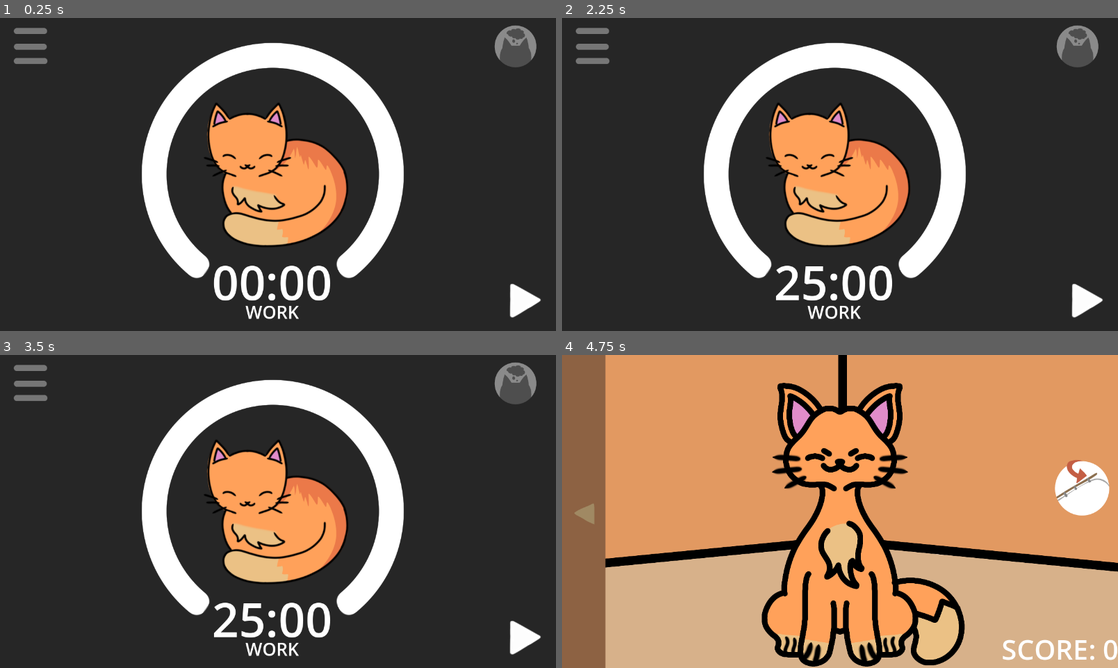
Above: before the commit, frames 1-4 (two rows, left to right).
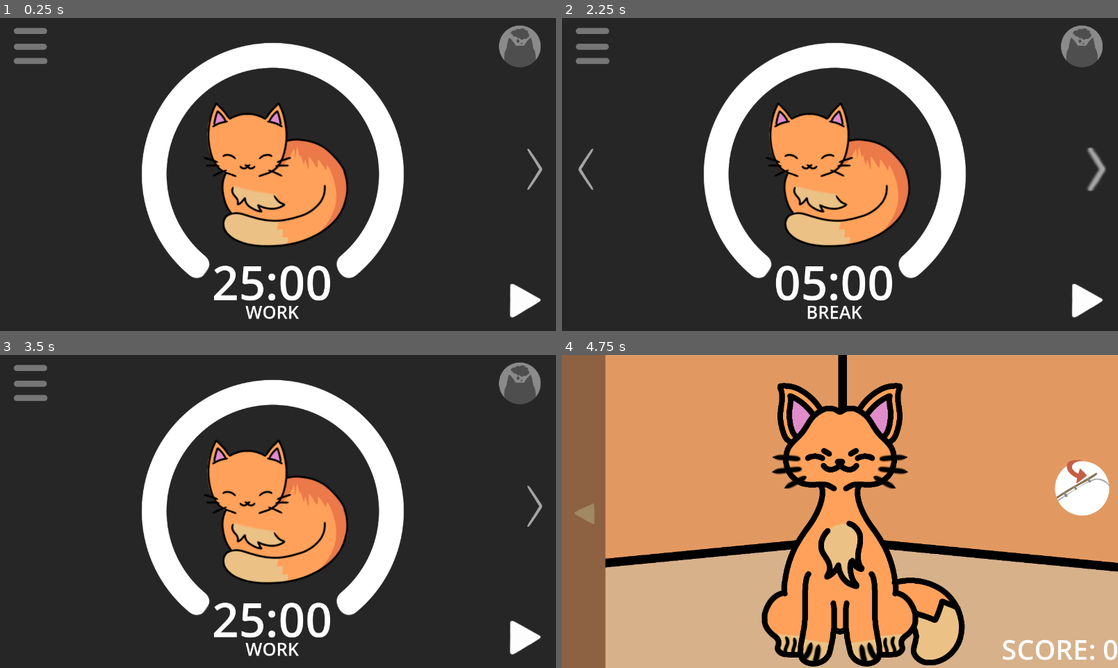
Above: after the commit, the same moments.

Repository: jhazmineaudrey/Reelin-Rifts
Game: Godot game, scene res://Scenes/Productvity/ProductivityScene.tscn
The game is run twice, just before and just after one commit, with the same random seed, the same clock (stepped at 60 frames per second) and the same inputs. This scene is started directly instead of the project's main scene. Sound files missing from this copy of the repository are replaced by a short silence.
Inputs (mouse positions are in pixels of both pictures, inside the frame that each line leads up to; where the layout moved, square brackets give the same spot in the first picture):
- Up to frame 1 (0.25 s): no input
- Up to frame 2 (2.25 s): click (1084, 299) at 0.5 s; click (589, 302) at 1.25 s; click (1095, 168) at 2.02 s
- Up to frame 3 (3.5 s): click (22, 505) at 2.77 s
- Up to frame 4 (4.75 s): click (1095, 505) at 3.52 s; click (1084, 383) [1079, 383] at 4.25 s

The runs differ from the first frame. In frame 1, 0.9% of the frame differs, in the area x 38-98%, y 2-91%; in frame 2, 1.2%, in the area x 2-98%, y 2-97%; in frame 3, 0.5%; in frame 4, nothing differs.

Commit message:
feat: add break and long break timer with session skip

Diff:
--- a/Scenes/MainMenu.tscn
+++ b/Scenes/MainMenu.tscn
@@ -46,6 +46,7 @@
 [node name="BGs" type="Node2D" parent="." unique_id=892573024]
 
 [node name="Normal" type="Sprite2D" parent="BGs" unique_id=318949594]
+visible = false
 texture = ExtResource("1_cmrfp")
 centered = false
 
@@ -93,6 +94,7 @@
 centered = false
 
 [node name="Light" type="Sprite2D" parent="Cats" unique_id=1801005548]
+visible = false
 texture = ExtResource("8_2x1g0")
 centered = false
 
--- a/Scenes/Productvity/ProductivityScene.tscn
+++ b/Scenes/Productvity/ProductivityScene.tscn
@@ -14,16 +14,13 @@
 [ext_resource type="Texture2D" uid="uid://ci7ihn82egbnu" path="res://Assets/Productivity/StopH.png" id="11_jh6c4"]
 [ext_resource type="Texture2D" uid="uid://d0nd1v0fbln8i" path="res://Assets/Productivity/Pause.png" id="12_h8qc8"]
 [ext_resource type="Texture2D" uid="uid://cq2qrkbuse7xi" path="res://Assets/Productivity/PauseH.png" id="13_8rg1l"]
+[ext_resource type="Texture2D" uid="uid://ddwt22o3h7wfk" path="res://Assets/Productivity/Next.png" id="15_3o80k"]
+[ext_resource type="Texture2D" uid="uid://dvsk5hgkybaqb" path="res://Assets/Productivity/NextH.png" id="16_aryii"]
+[ext_resource type="Texture2D" uid="uid://3i7q00wn6cij" path="res://Assets/Productivity/Back.png" id="17_w3l3j"]
+[ext_resource type="Texture2D" uid="uid://de7qm8a31ukvs" path="res://Assets/Productivity/BackH.png" id="18_twa80"]
 
 [node name="ProductivityScene" type="Node2D" unique_id=1467229957]
 script = ExtResource("1_jh6c4")
-
-[node name="BG" type="ColorRect" parent="." unique_id=582049364]
-offset_left = -18.0
-offset_top = -22.0
-offset_right = 1296.0
-offset_bottom = 739.0
-color = Color(0.14911404, 0.14911404, 0.14911404, 1)
 
 [node name="Options" type="TextureButton" parent="." unique_id=2147456545]
 offset_left = 20.0
@@ -35,9 +32,9 @@
 texture_hover = ExtResource("2_tmg8v")
 
 [node name="CatScene" type="TextureButton" parent="." unique_id=94873763]
-offset_left = 1136.805
+offset_left = 1147.32
 offset_top = 15.0
-offset_right = 1236.8057
+offset_right = 1247.3206
 offset_bottom = 115.0
 texture_normal = ExtResource("3_kdfsk")
 texture_pressed = ExtResource("3_kdfsk")
@@ -117,7 +114,61 @@
 texture_pressed = ExtResource("12_h8qc8")
 texture_hover = ExtResource("13_8rg1l")
 
+[node name="Control" type="Control" parent="." unique_id=1811396230]
+z_index = -1
+layout_mode = 3
+anchors_preset = 0
+offset_right = 40.0
+offset_bottom = 40.0
+
+[node name="BGWork" type="ColorRect" parent="Control" unique_id=582049364]
+layout_mode = 0
+offset_left = -18.0
+offset_top = -22.0
+offset_right = 1296.0
+offset_bottom = 739.0
+mouse_filter = 2
+color = Color(0.14911404, 0.14911404, 0.14911404, 1)
+
+[node name="BGRest" type="ColorRect" parent="Control" unique_id=2014341850]
+layout_mode = 0
+offset_left = -18.0
+offset_top = -22.0
+offset_right = 1296.0
+offset_bottom = 739.0
+mouse_filter = 2
+color = Color(0.2469503, 0.2469503, 0.2469503, 1)
+
+[node name="BGLongRest" type="ColorRect" parent="Control" unique_id=1716666780]
+layout_mode = 0
+offset_left = -18.0
+offset_top = -22.0
+offset_right = 1296.0
+offset_bottom = 739.0
+mouse_filter = 2
+color = Color(0.14911404, 0.14911404, 0.14911404, 1)
+
+[node name="Next" type="TextureButton" parent="." unique_id=1095615998]
+offset_left = 1204.085
+offset_top = 298.0
+offset_right = 1254.085
+offset_bottom = 398.0
+texture_normal = ExtResource("15_3o80k")
+texture_pressed = ExtResource("15_3o80k")
+texture_hover = ExtResource("16_aryii")
+
+[node name="Back" type="TextureButton" parent="." unique_id=764272859]
+offset_left = 31.735
+offset_top = 298.0
+offset_right = 81.73503
+offset_bottom = 398.0
+texture_normal = ExtResource("17_w3l3j")
+texture_pressed = ExtResource("17_w3l3j")
+texture_hover = ExtResource("18_twa80")
+
 [connection signal="pressed" from="Options" to="." method="_on_options_pressed"]
 [connection signal="pressed" from="CatScene" to="." method="_on_cat_scene_pressed"]
 [connection signal="pressed" from="Stop" to="." method="_on_stop_pressed"]
 [connection signal="pressed" from="PauseOrStart" to="." method="_on_pause_or_start_pressed"]
+[connection signal="pressed" from="Next" to="." method="_on_next_pressed"]
+[connection signal="pressed" from="Back" to="." method="_on_back_pressed"]
--- a/Scenes/global_scene.tscn
+++ b/Scenes/global_scene.tscn
@@ -12,3 +12,4 @@
 one_shot = true
 
 [connection signal="timeout" from="TimeTilNextThought" to="." method="_on_tim_til_next_thought_timeout"]
+[connection signal="timeout" from="Timer" to="." method="_on_timer_timeout"]
--- a/Scripts/global_vars.gd
+++ b/Scripts/global_vars.gd
@@ -30,8 +30,13 @@
 var score = 0
 
 # Productivity Portion
-var work_sesh_timer : float = 25
-var break_sesh_timer : float = 5
+var work_sesh_timer : int = 25
+var break_sesh_timer : int = 5
+var longbreak_sesh_timer : int = 15
+var work_sesh_amt : int = 4
+var sessions_array : Array = []
+var current_session_index : int = 0
+var current_session : String
 
 var seconds : int
 var minutes : int
@@ -39,8 +44,8 @@
 var currently_working : bool
 
 func _ready() -> void:
-	minutes = int(timer.time_left) / 60
-	seconds = int(timer.time_left) % 60
+	create_sessions_array()
+	minutes = work_sesh_timer
 	time_til_next_thought.wait_time = randi_range(2, 5)
 	time_til_next_thought.start()
 	unlock_void()
@@ -56,6 +61,8 @@
 	if currently_working:
 		minutes = int(timer.time_left) / 60
 		seconds = int(timer.time_left) % 60
+
+	current_session = sessions_array[current_session_index]
 
 func _on_tim_til_next_thought_timeout() -> void:
 	time_til_next_thought.wait_time = randi_range(2, 5)
@@ -81,12 +88,48 @@
 
 
 func start_productivity_timer():
-	timer.wait_time = work_sesh_timer * 60
+	match current_session:
+		"WORK":
+			timer.wait_time = work_sesh_timer * 60
+		"BREAK":
+			timer.wait_time = break_sesh_timer * 60
+		"LONG BREAK":
+			timer.wait_time = longbreak_sesh_timer * 60
 	timer.start()
 	currently_working = true
 
 func stop_productivity_timer():
 	timer.stop()
-	minutes = work_sesh_timer
+	update_time()
 	seconds = 0
 	currently_working = false
+
+func create_sessions_array():
+	if sessions_array.size() > 0:
+		sessions_array.clear()
+	else:
+		for i in work_sesh_amt:
+			sessions_array.append("WORK")
+			if i != work_sesh_amt - 1:
+				sessions_array.append("BREAK")
+
+		sessions_array.append("LONG BREAK")
+
+func update_time():
+	current_session = sessions_array[current_session_index]
+	match current_session:
+		"WORK":
+			minutes = work_sesh_timer
+		"BREAK":
+			minutes = break_sesh_timer
+		"LONG BREAK":
+			minutes = longbreak_sesh_timer
+
+
+func _on_timer_timeout() -> void:
+	timer.stop()
+	update_time()
+	seconds = 0
+	currently_working = false
+	GlobalScene.current_session_index += 1
+	current_session = sessions_array[current_session_index]
--- a/Scripts/productivity_scene.gd
+++ b/Scripts/productivity_scene.gd
@@ -15,6 +15,9 @@
 
 var has_started : bool = false
 
+@onready var next: TextureButton = $Next
+@onready var back: TextureButton = $Back
+
 # Cats
 @onready var voidcat: Sprite2D = $Cats/Void
 @onready var lightcat: Sprite2D = $Cats/Light
@@ -23,16 +26,34 @@
 var start_stop_status : String = "Start"
 
 func _ready() -> void:
-	session_label.text = "WORK"
-	stop.disabled = true
-	stop.visible = false
+	if has_started:
+		stop.disabled = false
+		stop.visible = true
+	elif not has_started:
+		stop.disabled = true
+		stop.visible = false
 
 func _process(_delta: float) -> void:
 	time.text = "%02d:%02d" % [GlobalScene.minutes, GlobalScene.seconds]
+	session_label.text = GlobalScene.current_session
+	pomodoro_progress_bar.value = calculate_rate()
+	if not has_started:
+		if GlobalScene.current_session_index == 0:
+			disable_back()
+		else:
+			enable_back()
+
+		if GlobalScene.current_session_index == GlobalScene.sessions_array.size() - 1:
+			disable_next()
+		else:
+			enable_next()
+
 
 func _on_pause_or_start_pressed() -> void:
 	match start_stop_status:
 		"Start":
+			disable_back()
+			disable_next()
 			pause_or_start.texture_normal = START
 			pause_or_start.texture_pressed = START
 			pause_or_start.texture_hover = START_H
@@ -43,6 +64,20 @@
 				stop.visible = true
 				GlobalScene.start_productivity_timer()
 				has_started = true
+
+			await GlobalScene.timer.timeout
+
+			enable_back()
+			enable_next()
+			stop.disabled = true
+			stop.visible = false
+			pause_or_start.texture_normal = PAUSE
+			pause_or_start.texture_pressed = PAUSE
+			pause_or_start.texture_hover = PAUSE_H
+			start_stop_status = "Start"
+			has_started = false
+			GlobalScene.timer.paused = false
+			GlobalScene.stop_productivity_timer()
 		"Pause":
 			pause_or_start.texture_normal = PAUSE
 			pause_or_start.texture_pressed = PAUSE
@@ -51,6 +86,8 @@
 			GlobalScene.timer.paused = true
 
 func _on_stop_pressed() -> void:
+	enable_back()
+	enable_next()
 	stop.disabled = true
 	stop.visible = false
 	pause_or_start.texture_normal = PAUSE
@@ -60,10 +97,42 @@
 	has_started = false
 	GlobalScene.timer.paused = false
 	GlobalScene.stop_productivity_timer()
-
+	session_label.text = GlobalScene.current_session
 
 func _on_cat_scene_pressed() -> void:
 	get_tree().change_scene_to_packed(MAIN_MENU)
 
 func _on_options_pressed() -> void:
 	pass # Replace with function body.
+
+func calculate_rate():
+	var rate = (GlobalScene.timer.time_left / GlobalScene.timer.wait_time) * 100
+	if rate != 0:
+		return rate
+	else:
+		return 100
+
+func disable_next():
+	next.visible = false
+	next.disabled = true
+
+func disable_back():
+	back.visible = false
+	back.disabled = true
+
+func enable_next():
+	next.visible = true
+	next.disabled = false
+
+func enable_back():
+	back.visible = true
+	back.disabled = false
+
+
+func _on_back_pressed() -> void:
+	GlobalScene.current_session_index -= 1
+	GlobalScene.update_time()
+
+func _on_next_pressed() -> void:
+	GlobalScene.current_session_index += 1
+	GlobalScene.update_time()
Binary file added: Assets/Productivity/Back.png
Not shown, added: Assets/Productivity/Back.png.import
Binary file added: Assets/Productivity/BackH.png
Not shown, added: Assets/Productivity/BackH.png.import
Binary file added: Assets/Productivity/Next.png
Not shown, added: Assets/Productivity/Next.png.import
Binary file added: Assets/Productivity/NextH.png
Not shown, added: Assets/Productivity/NextH.png.import
